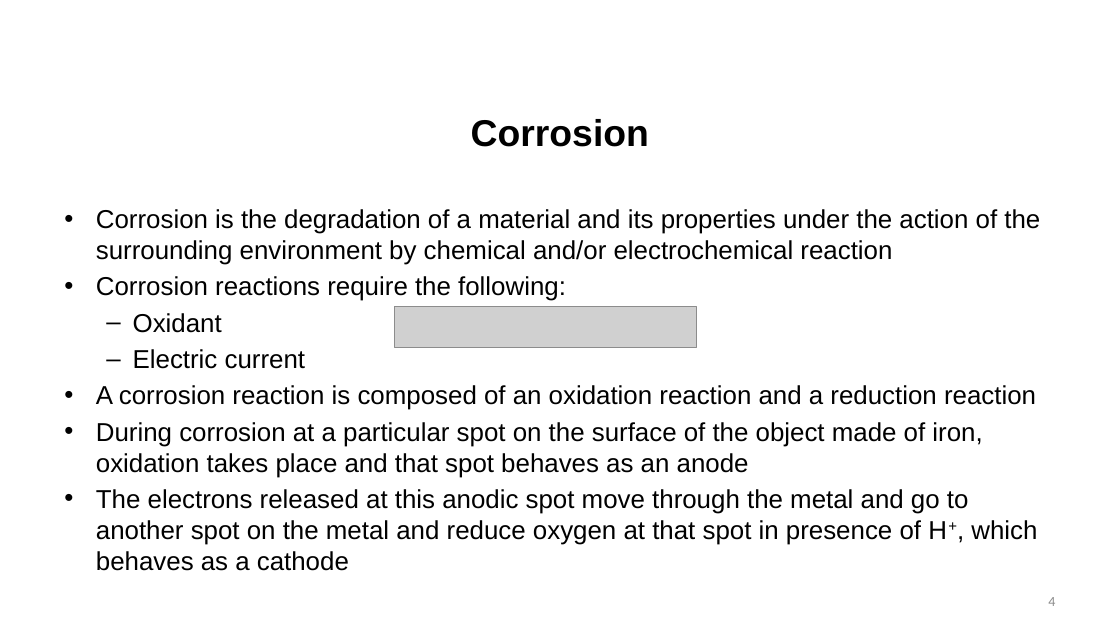
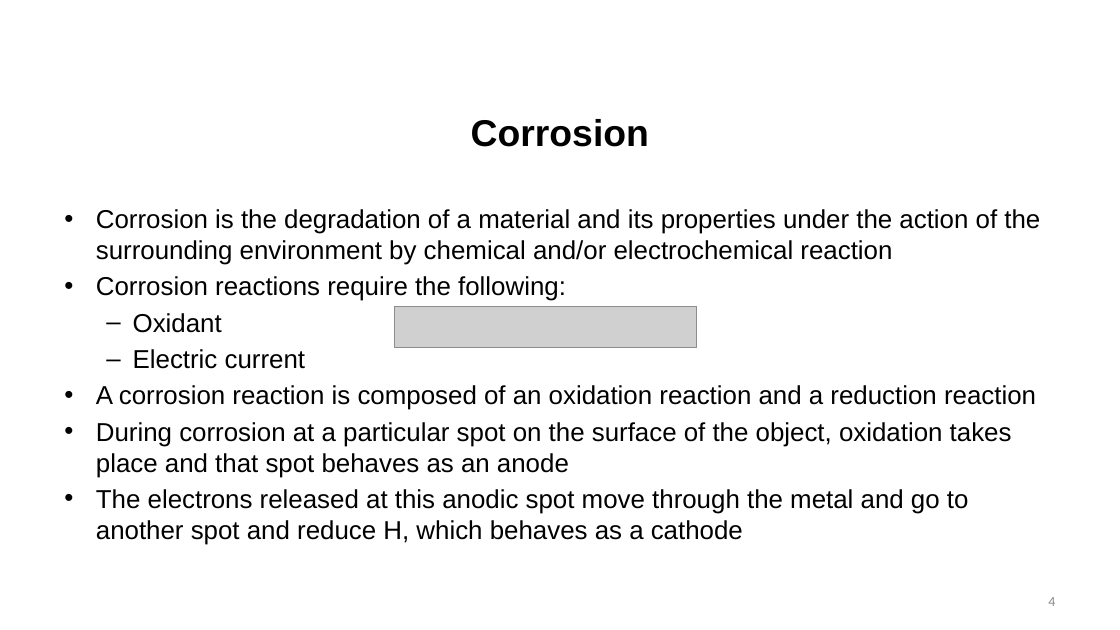
Before and after one commit to benbeeler/TEACHING, a slide deck: slide 4 of Nuclear_Fuel_Performance/NE591_Spring2020/section3/Lec17_oxide_hydride.pptx. Drawn at 1120x630 pixels with LibreOffice and Linux fonts; fonts in the diff are those of the drawing; grey boxes stand for pictures; background and template pictures are left out. Boxes give left, top, right and bottom in pixels: in the first picture for what was removed or moved away, otherwise in the second. Text is boxed around its words. In the diff, an @@ line names an element or a change of style, - is before the commit and + after.

```diff
--- a/Nuclear_Fuel_Performance/NE591_Spring2020/section3/Lec17_oxide_hydride.pptx
+++ b/Nuclear_Fuel_Performance/NE591_Spring2020/section3/Lec17_oxide_hydride.pptx
@@ text at box(96, 422, 1012, 545): text changed @@
-• During corrosion at a particular spot on the surface of the object made of iron, oxidation takes place and that spot behaves as an anode
-• The electrons released at this anodic spot move through the metal and go to another spot on the metal and reduce oxygen at that spot in presence of H+, which behaves as a cathode
+• During corrosion at a particular spot on the surface of the object, oxidation takes place and that spot behaves as an anode
+• The electrons released at this anodic spot move through the metal and go to another spot and reduce H, which behaves as a cathode
```
Also in this commit, not shown: 7 other slides changed, 7 other files.
